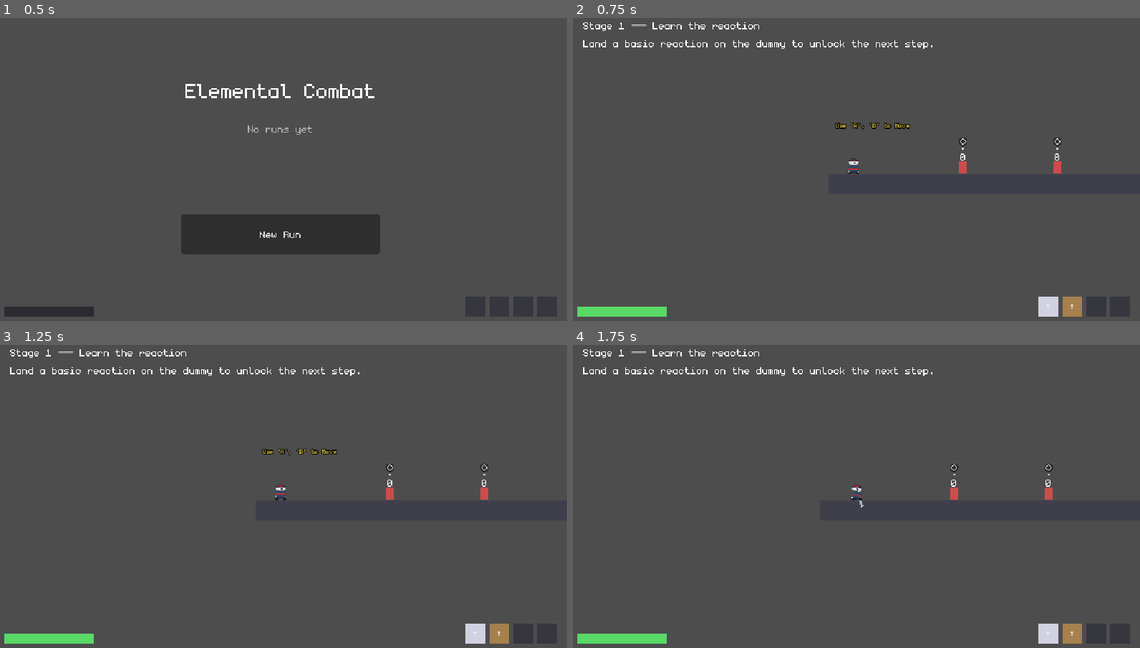
Above: before the commit, frames 1-4 (two rows, left to right).
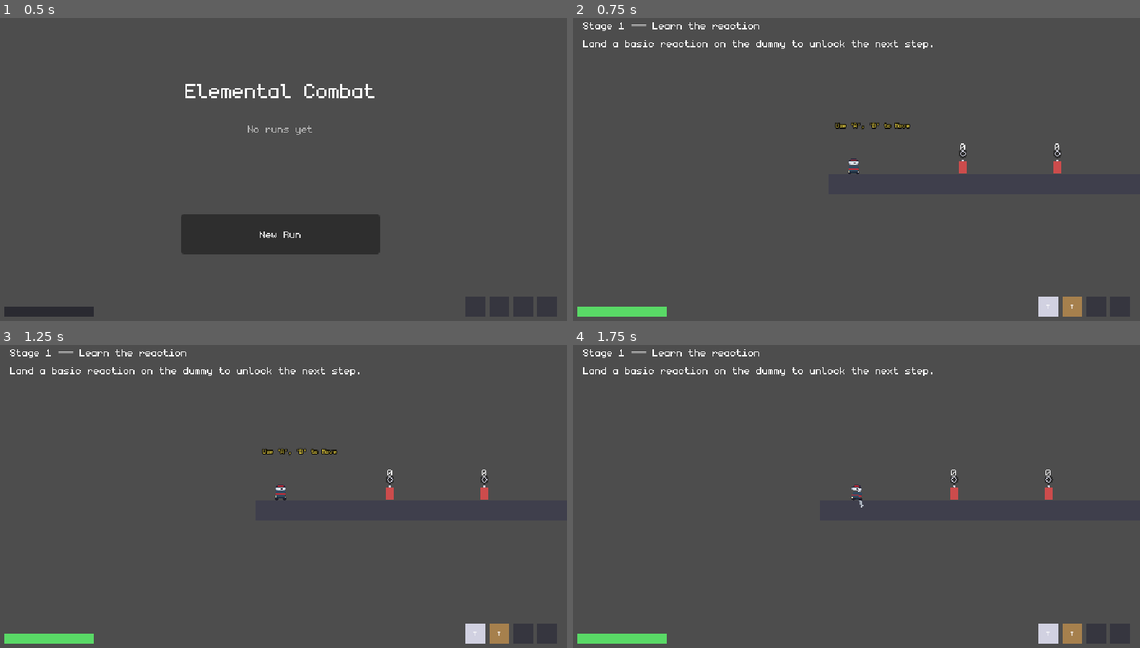
Above: after the commit, the same moments.

Repository: dry700/Elemental-Combat
Game: Godot game, scene res://scenes/ui/main_menu.tscn
Same seed, same stepped clock (60 frames per second), same inputs: the game is played once before the commit and once after it.
Inputs (mouse positions are in pixels of both pictures, inside the frame that each line leads up to):
- Up to frame 1 (0.5 s): no input
- Up to frame 2 (0.75 s): click "New Run" at 0.5 s
- Up to frame 3 (1.25 s): no input
- Up to frame 4 (1.75 s): tap Enter at 1.25 s; move the mouse to (981, 475) at 1.27 s; hold D (move_right) from 1.28 s (still down); click (981, 475) at 1.35 s; tap Space (jump) at 1.52 s

Frame 1 is identical in both runs. In frame 2, 0.2% of the frame differs, in the area x 68-87%, y 39-48%; in frame 3, 0.2%; in frame 4, 0.2%.

Commit message:
fix: move elemental indicators closer to entities

Diff:
--- a/scenes/enemies/boss.gd
+++ b/scenes/enemies/boss.gd
@@ -49,7 +49,7 @@
 	hurtbox.hit_received.connect(_on_hurtbox_hit)
 	_base_color = visual_polygon.color
 
-	elemental.indicator_offset = Vector2(0, -68)
+	elemental.indicator_offset = Vector2(0, -20)
 	elemental.armor = boss_stats.armor if "armor" in boss_stats else 10.0
 	elemental.innate_element = boss_stats.element  ## Phase 1 starts as boss_stats.element, same field EnemyStats already uses.
 	add_child(elemental)
--- a/scenes/enemies/boss.tscn
+++ b/scenes/enemies/boss.tscn
@@ -33,8 +33,8 @@
 
 [node name="DamageLabel" type="Label" parent="." unique_id=1645317170]
 offset_left = -15.0
-offset_top = -28.0
+offset_top = -34.0
 offset_right = 15.0
-offset_bottom = -18.0
+offset_bottom = -24.0
 text = "0"
 horizontal_alignment = 1
--- a/scenes/enemies/patrol_dummy.gd
+++ b/scenes/enemies/patrol_dummy.gd
@@ -43,7 +43,7 @@
 	_base_color = visual_polygon.color
 	_spawn_x = global_position.x
 
-	elemental.indicator_offset = Vector2(0, -26)
+	elemental.indicator_offset = Vector2(0, -14)
 	elemental.armor = starting_armor
 	elemental.innate_element = starting_element
 	add_child(elemental)
--- a/scenes/enemies/patrol_dummy.tscn
+++ b/scenes/enemies/patrol_dummy.tscn
@@ -39,8 +39,8 @@
 
 [node name="DamageLabel" type="Label" parent="." unique_id=1457175515]
 offset_left = -10.0
-offset_top = -18.0
+offset_top = -28.0
 offset_right = 10.0
-offset_bottom = -8.0
+offset_bottom = -18.0
 text = "0"
 horizontal_alignment = 1
--- a/scenes/enemies/test_dummy.gd
+++ b/scenes/enemies/test_dummy.gd
@@ -40,7 +40,7 @@
 	hurtbox.hit_received.connect(_on_hurtbox_hit)
 	_base_color = visual_polygon.color
 
-	elemental.indicator_offset = Vector2(0, -26)  ## Above the DamageLabel (-36..-16).
+	elemental.indicator_offset = Vector2(0, -14)  ## Right above the head.
 	elemental.armor = starting_armor
 	elemental.innate_element = starting_element  ## A.6 spirit re-tag — see ElementalCombatant.tick().
 	add_child(elemental)
--- a/scenes/enemies/test_dummy.tscn
+++ b/scenes/enemies/test_dummy.tscn
@@ -35,8 +35,8 @@
 
 [node name="DamageLabel" type="Label" parent="."]
 offset_left = -10.0
-offset_top = -18.0
+offset_top = -28.0
 offset_right = 10.0
-offset_bottom = -8.0
+offset_bottom = -18.0
 horizontal_alignment = 1
 text = "0"
--- a/scripts/reactions/ElementalCombatant.gd
+++ b/scripts/reactions/ElementalCombatant.gd
@@ -158,14 +158,17 @@
 	lbl.text = text
 	lbl.add_theme_color_override("font_color", color)
 	lbl.add_theme_font_size_override("font_size", 12)
-	# Slight random horizontal/vertical offset so multiple popups don't perfectly overlap
-	var offset_x = randf_range(-40, -10)
-	var offset_y = randf_range(-25, -15)
+	lbl.horizontal_alignment = HORIZONTAL_ALIGNMENT_CENTER
+	lbl.grow_horizontal = Control.GROW_DIRECTION_BOTH
+
+	# Small random jitter so multiple popups don't perfectly overlap
+	var offset_x = randf_range(-8, 8)
+	var offset_y = randf_range(-12, -4)
 	lbl.position = indicator_offset + Vector2(offset_x, offset_y)
 	add_child(lbl)
 
 	var tween := create_tween()
-	tween.tween_property(lbl, "position:y", lbl.position.y - 30.0, 1.0).set_ease(Tween.EASE_OUT).set_trans(Tween.TRANS_CUBIC)
+	tween.tween_property(lbl, "position:y", lbl.position.y - 15.0, 1.0).set_ease(Tween.EASE_OUT).set_trans(Tween.TRANS_CUBIC)
 	tween.parallel().tween_property(lbl, "modulate:a", 0.0, 1.0).set_ease(Tween.EASE_IN).set_delay(0.5)
 	tween.tween_callback(lbl.queue_free)
 
